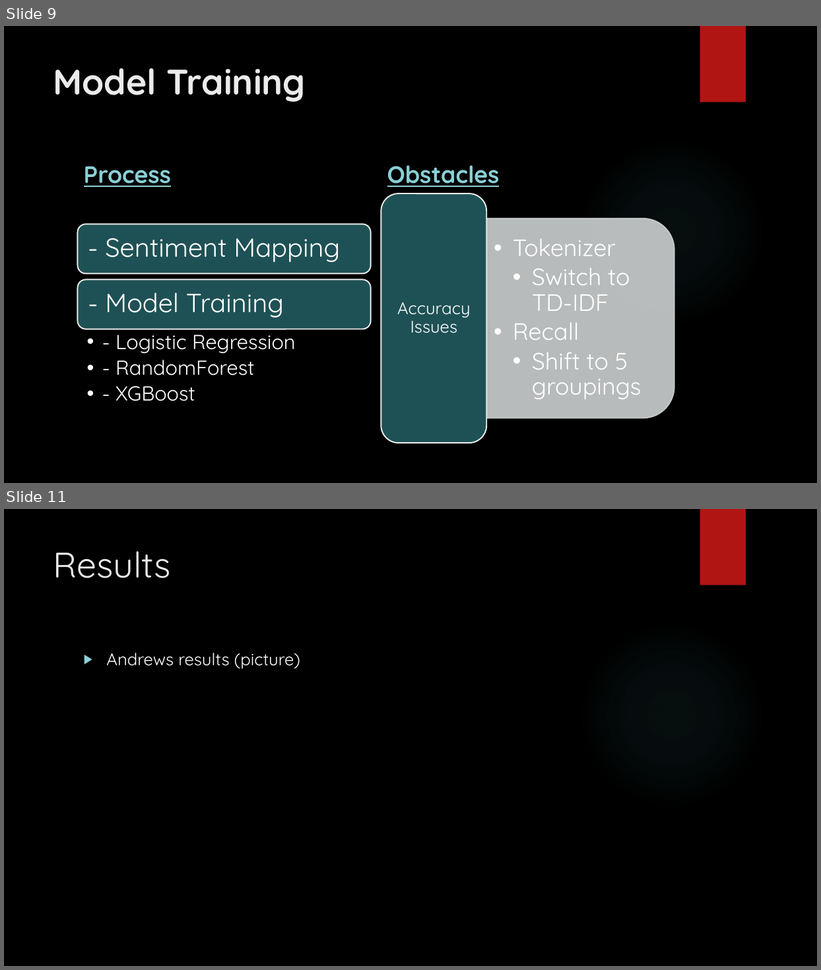
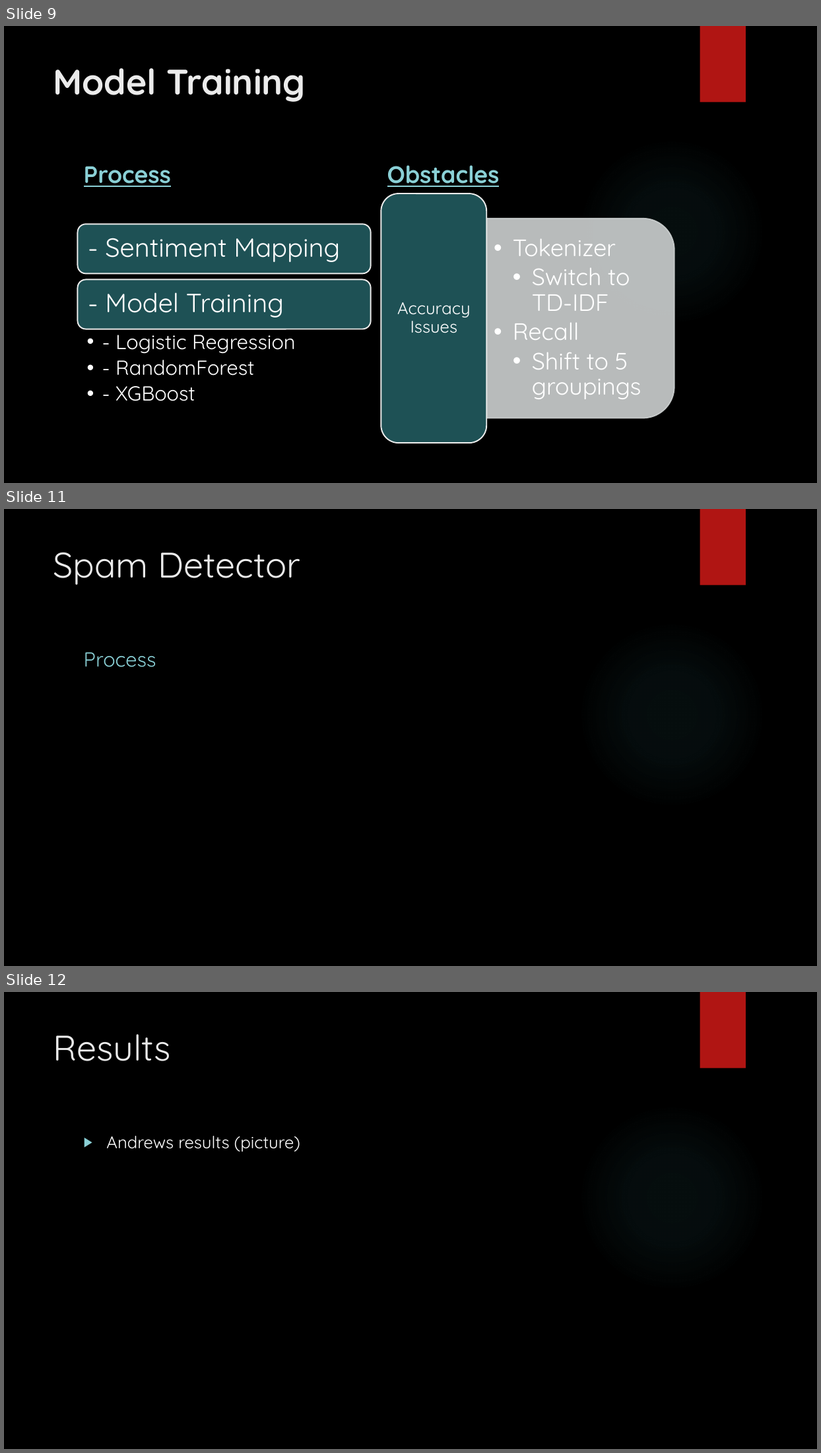
Before and after one commit to ezwang8/AI_BOOTCAMP_Group_Project_3_Amazon, a slide deck: RatingRefiner Presentation.pptx. Shown one above the other, each under a label of ours: slides 9 and 11 before the commit, slides 9, 11 and 12 after it; the slides between them are not shown. The pictures are 821x970 and 821x1453 pixels, drawn with LibreOffice and Linux fonts; fonts in the diff are those of the drawing; background and template pictures are left out. Boxes give left, top, right and bottom in pixels: in the first picture for what was removed or moved away, otherwise in the second. Text is boxed around its words. In the diff, an @@ line names an element or a change of style, - is before the commit and + after.

```diff
--- a/RatingRefiner Presentation.pptx
+++ b/RatingRefiner Presentation.pptx
@@ slide 11 added at bbox=[4, 509, 817, 966], background picture (left out); not listed: 2 template elements that a slide beside it also shows @@
@@ title added at bbox=[54, 552, 301, 585], 42 pt, text #EBEBEB @@
+Spam Detector
@@ text added at bbox=[84, 652, 156, 667], 24 pt, text #8AD0D6 @@
+Process
@@ what was slide 11 is now slide 12 @@
```
Also in this commit, not shown: 1 slide changed, 1 other slide added.
